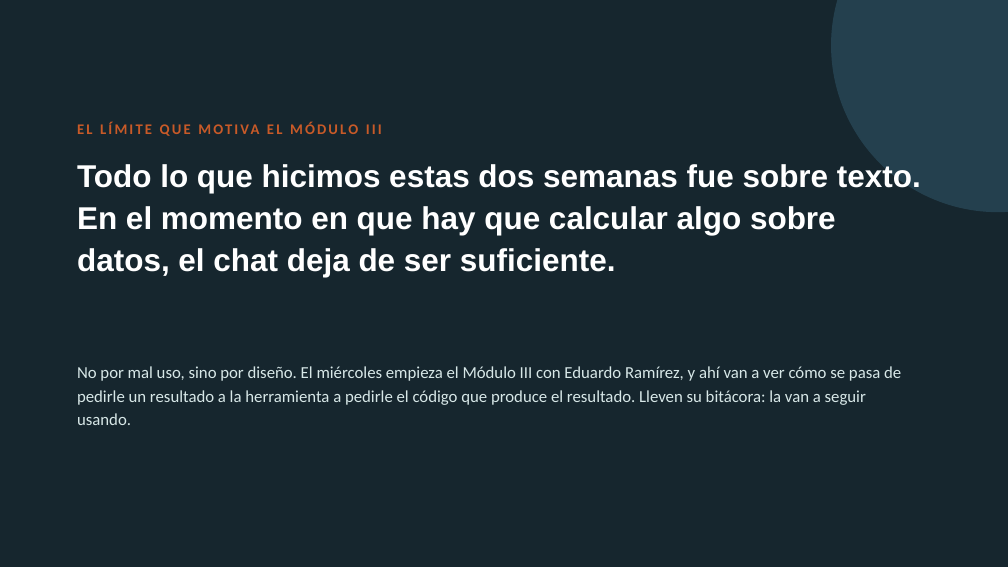
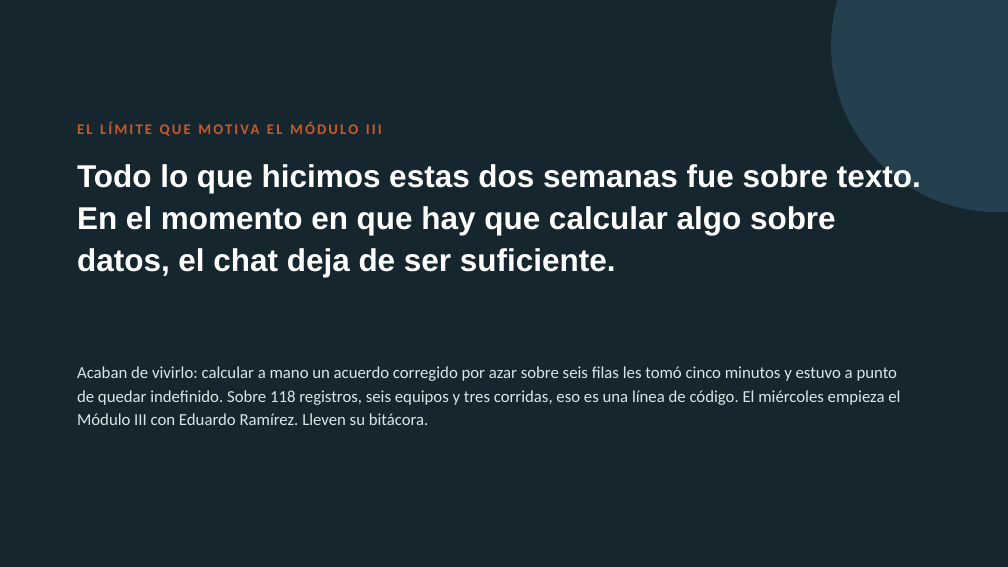
Before and after one commit to marvtrejo/curso-inegi-gen-ai, a slide deck: slide 17 of sesion-06/Sesion_06_Laboratorio_Cualitativo.pptx (slide 12 before the commit). Drawn at 1008x567 pixels with LibreOffice and Linux fonts; fonts in the diff are those of the drawing. Boxes give left, top, right and bottom in pixels: in the first picture for what was removed or moved away, otherwise in the second. Text is boxed around its words. In the diff, an @@ line names an element or a change of style, - is before the commit and + after.

```diff
--- a/sesion-06/Sesion_06_Laboratorio_Cualitativo.pptx
+++ b/sesion-06/Sesion_06_Laboratorio_Cualitativo.pptx
@@ text at (x1=77, y1=366, x2=900, y2=425): text changed @@
-No por mal uso, sino por diseño. El miércoles empieza el Módulo III con Eduardo Ramírez, y ahí van a ver cómo se pasa de pedirle un resultado a la herramienta a pedirle el código que produce el resultado. Lleven su bitácora: la van a seguir usando.
+Acaban de vivirlo: calcular a mano un acuerdo corregido por azar sobre seis filas les tomó cinco minutos y estuvo a punto de quedar indefinido. Sobre 118 registros, seis equipos y tres corridas, eso es una línea de código. El miércoles empieza el Módulo III con Eduardo Ramírez. Lleven su bitácora.
```
Also in this commit, not shown: 5 other slides changed, 11 slides added, 5 slides removed, 3 other files.
